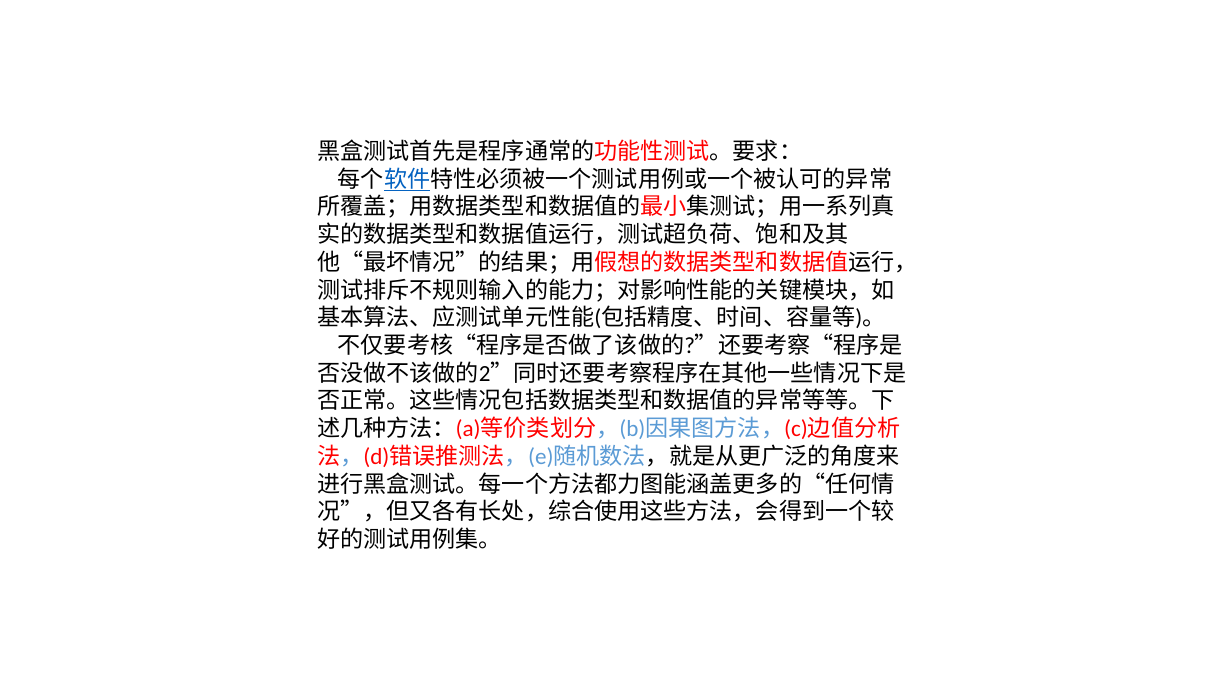
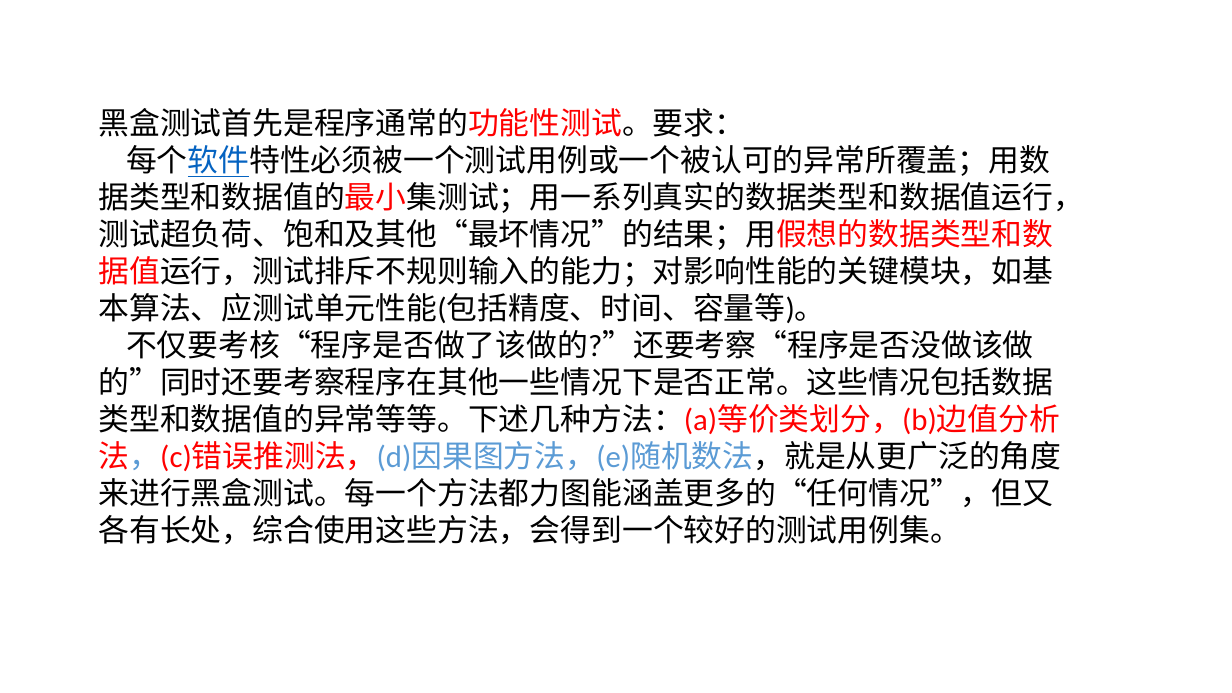
Before and after one commit to 1-518/Three-Kindoms, a slide deck: slide 2 of 白盒黑盒/黑盒测试技术/黑盒.pptx. Drawn at 1232x693 pixels with LibreOffice and Linux fonts; fonts in the diff are those of the drawing. Boxes give left, top, right and bottom in pixels: in the first picture for what was removed or moved away, otherwise in the second. Text is boxed around its words. In the diff, an @@ line names an element or a change of style, - is before the commit and + after.

```diff
--- a/白盒黑盒/黑盒测试技术/黑盒.pptx
+++ b/白盒黑盒/黑盒测试技术/黑盒.pptx
@@ text at [99, 108, 1085, 544]: text changed; size 18 to 24 pt @@
-黑盒测试首先是程序通常的功能性测试。要求：
-每个软件特性必须被一个测试用例或一个被认可的异常所覆盖；用数据类型和数据值的最小集测试；用一系列真实的数据类型和数据值运行，测试超负荷、饱和及其他“最坏情况”的结果；用假想的数据类型和数据值运行，测试排斥不规则输入的能力；对影响性能的关键模块，如基本算法、应测试单元性能(包括精度、时间、容量等)。
-不仅要考核“程序是否做了该做的?”还要考察“程序是否没做不该做的2”同时还要考察程序在其他一些情况下是否正常。这些情况包括数据类型和数据值的异常等等。下述几种方法：(a)等价类划分，(b)因果图方法，(c)边值分析法，(d)错误推测法，(e)随机数法，就是从更广泛的角度来进行黑盒测试。每一个方法都力图能涵盖更多的“任何情况”，但又各有长处，综合使用这些方法，会得到一个较好的测试用例集。
+黑盒测试首先是程序通常的功能性测试。要求：
+每个软件特性必须被一个测试用例或一个被认可的异常所覆盖；用数据类型和数据值的最小集测试；用一系列真实的数据类型和数据值运行，测试超负荷、饱和及其他“最坏情况”的结果；用假想的数据类型和数据值运行，测试排斥不规则输入的能力；对影响性能的关键模块，如基本算法、应测试单元性能(包括精度、时间、容量等)。
+不仅要考核“程序是否做了该做的?”还要考察“程序是否没做该做的”同时还要考察程序在其他一些情况下是否正常。这些情况包括数据类型和数据值的异常等等。下述几种方法：(a)等价类划分，(b)边值分析法，(c)错误推测法，(d)因果图方法，(e)随机数法，就是从更广泛的角度来进行黑盒测试。每一个方法都力图能涵盖更多的“任何情况”，但又各有长处，综合使用这些方法，会得到一个较好的测试用例集。
```
Also in this commit, not shown: 3 other slides changed, 8 slides added, 1 other file.
